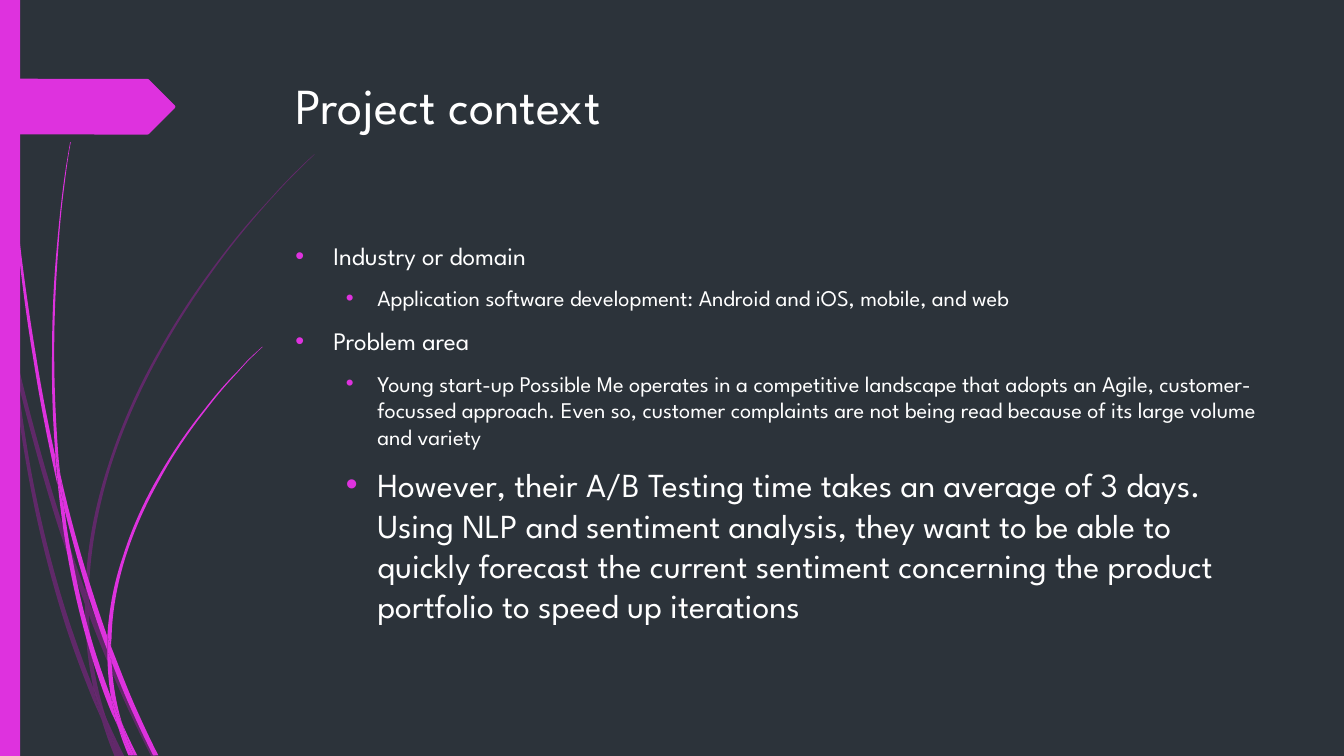
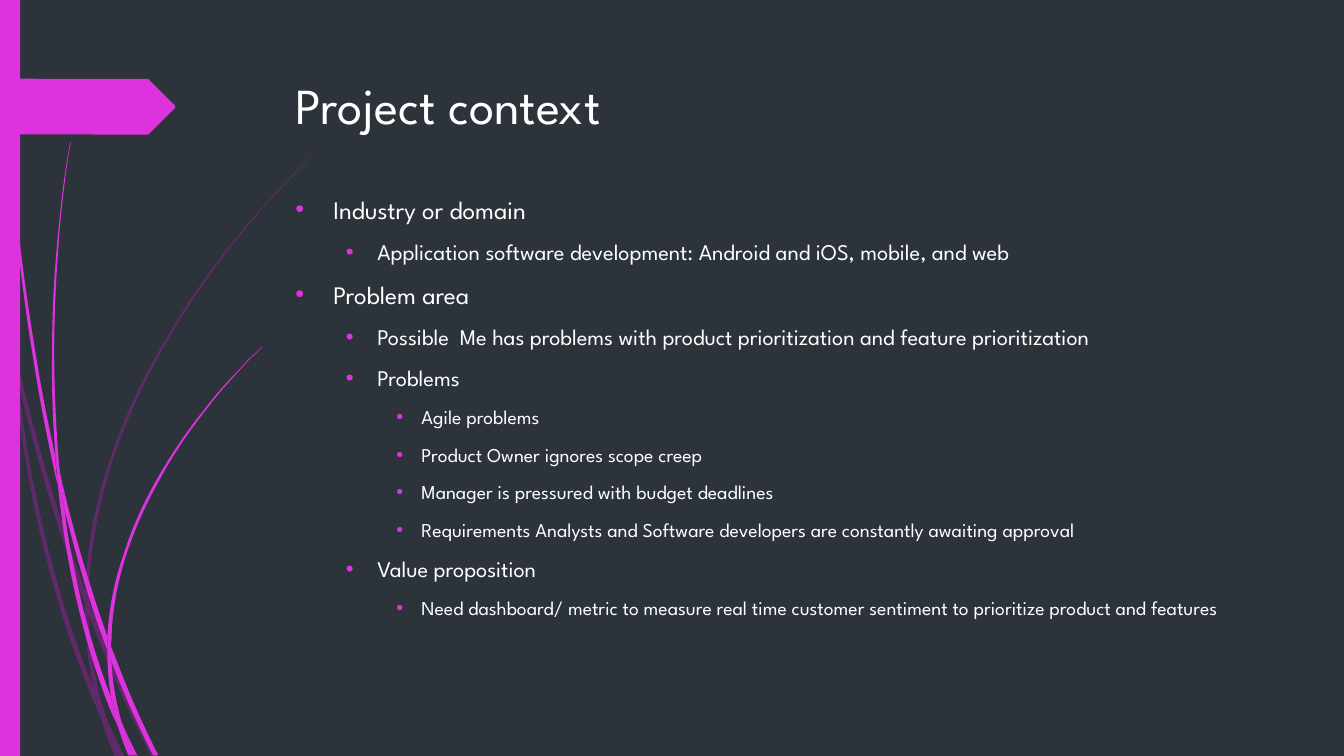
Before and after one commit to isaackarwailow/capstone-project, a slide deck: slide 4 of Capstone Project 2021.pptx. Drawn at 1344x756 pixels with LibreOffice and Linux fonts; fonts in the diff are those of the drawing. Boxes give left, top, right and bottom in pixels: in the first picture for what was removed or moved away, otherwise in the second. Text is boxed around its words. In the diff, an @@ line names an element or a change of style, - is before the commit and + after.

```diff
--- a/Capstone Project 2021.pptx
+++ b/Capstone Project 2021.pptx
@@ text "Industry or domain": place and size @@
-text "Industry or domain" at [333, 247, 1256, 625]
+text "Industry or domain" at [333, 201, 1217, 619]
@@ text at [377, 329, 1217, 619]: text changed; size 24 to 14 pt @@
-  • Young start-up Possible Me operates in a competitive landscape that adopts an Agile, customer-focussed approach. Even so, customer complaints are not being read because of its large volume and variety
-  • However, their A/B Testing time takes an average of 3 days. Using NLP and sentiment analysis, they want to be able to quickly forecast the current sentiment concerning the product portfolio to speed up iterations
+  • Possible Me has problems with product prioritization and feature prioritization
+  • Problems
+    • Agile problems
+    • Product Owner ignores scope creep
+    • Manager is pressured with budget deadlines
+    • Requirements Analysts and Software developers are constantly awaiting approval
+  • Value proposition
+    • Need dashboard/ metric to measure real time customer sentiment to prioritize product and features
```
Also in this commit, not shown: 7 other slides changed, 5 slides added, 2 slides removed.
